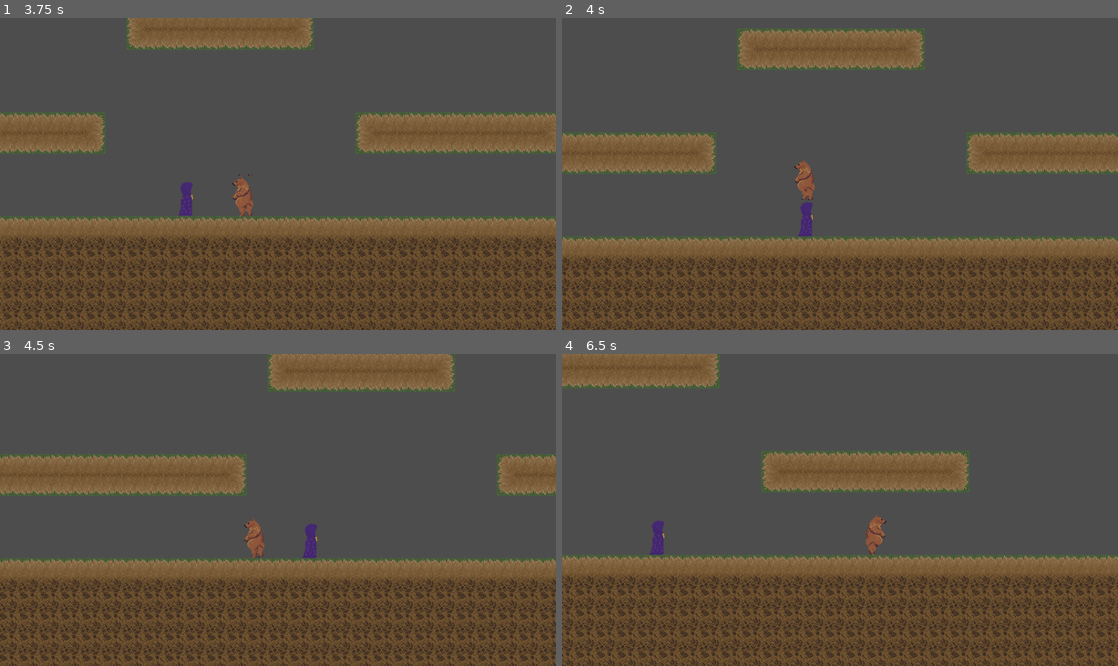
Above: before the commit, frames 1-4 (two rows, left to right).
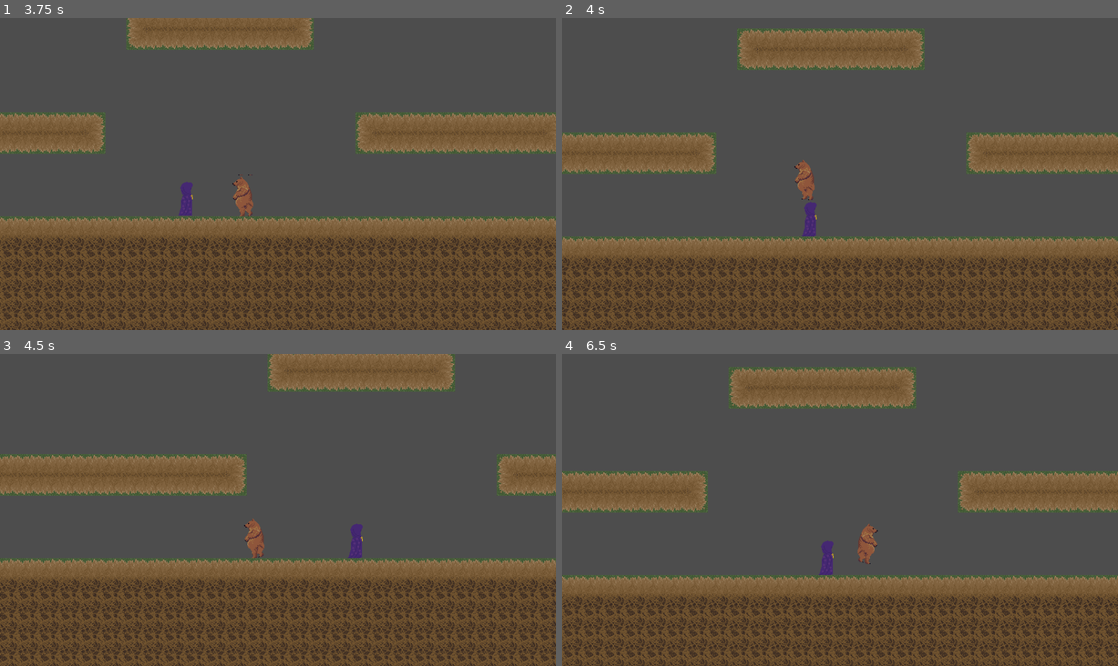
Above: after the commit, the same moments.

Repository: WinterAtne/Cancer_Bear
Game: Godot game, scene res://scenes/main.tscn
Two runs of this game, one before a commit and one after it. Both use one fixed random seed, a clock stepped at 60 frames per second and the inputs below. The engine's default icon, where the game draws it, is replaced by a stand-in: a white triangle on a blue panel in a dark square.
Inputs:
- Up to frame 1 (3.75 s): hold D (right) 0.53-2.03 s; tap 1 (spell_1) at 0.6 s; tap W (up) at 0.77, 1.52, 3.02 s; tap 2 (spell_2) at 1.35 s; hold A (left) from 2.03 s (still down); tap 3 (spell_3) at 2.1 s; tap 4 (spell_4) at 2.85 s; tap 5 (spell_5) at 3.6 s
- Up to frame 2 (4 s): keep holding A (left); tap W (up) at 3.77 s
- Up to frame 3 (4.5 s): release A (left) at 4.28 s; hold D (right) from 4.28 s (still down); tap 1 (spell_1) at 4.35 s
- Up to frame 4 (6.5 s): keep holding D (right); tap W (up) at 4.52, 6.02 s; tap 2 (spell_2) at 5.1 s; tap 3 (spell_3) at 5.85 s

Frame 1 is identical in both runs. In frame 2, 0.1% of the frame differs, in the area x 42-46%, y 59-70%; in frame 3, 0.4%; in frame 4, 37%, in the area x 0-100%, y 0-100%.

Commit message:
Fixed player detection issues

Diff:
--- a/scenes/enemies/enemy.gd
+++ b/scenes/enemies/enemy.gd
@@ -55,12 +55,13 @@
 
 
 
-# State Controllers
+# State Controllers & utilities
 
 func detect_player() -> void:
 	player_detector.look_at(PlayerData.player_instance.global_position + (Vector2.UP * 48))
 	if (absf(player_detector.rotation) < enemy_definition.max_detection_angle and facing_right or
 		absf(player_detector.rotation) > enemy_definition.max_detection_angle and not facing_right):
+		player_detected = false
 		return
 
 
--- a/scenes/enemies/robbed_people/robbed_person.gd
+++ b/scenes/enemies/robbed_people/robbed_person.gd
@@ -4,4 +4,5 @@
 	if player_detected:
 		target = PlayerData.player_instance.position
 
+
 	super._physics_process(delta)
